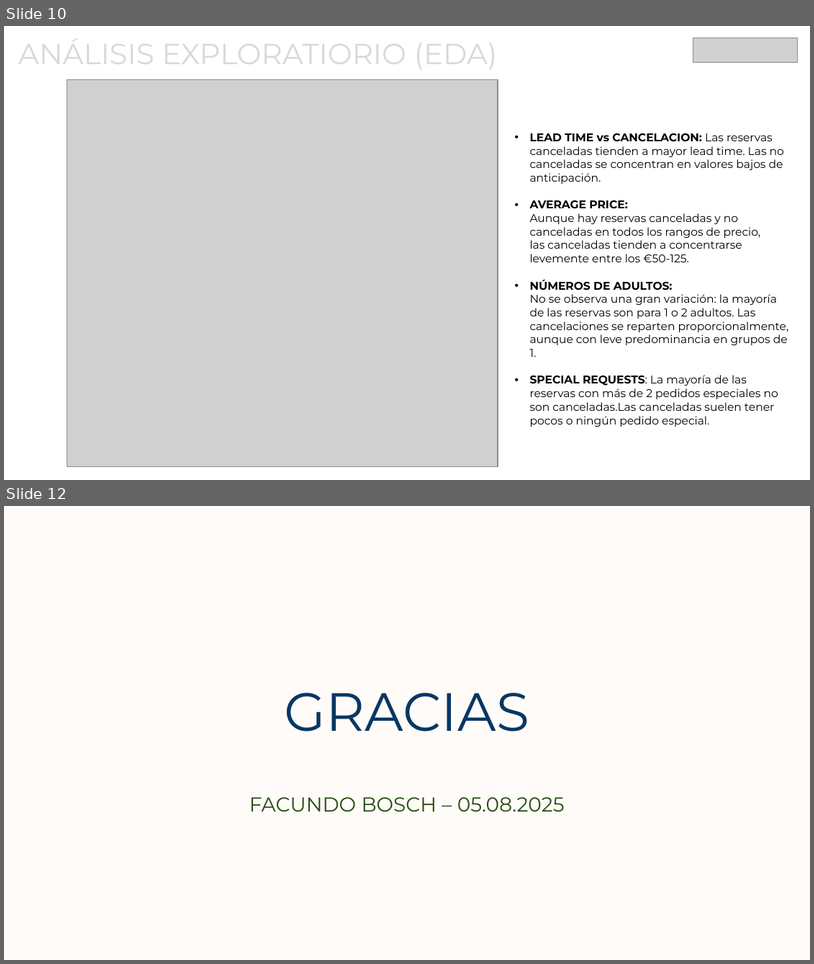
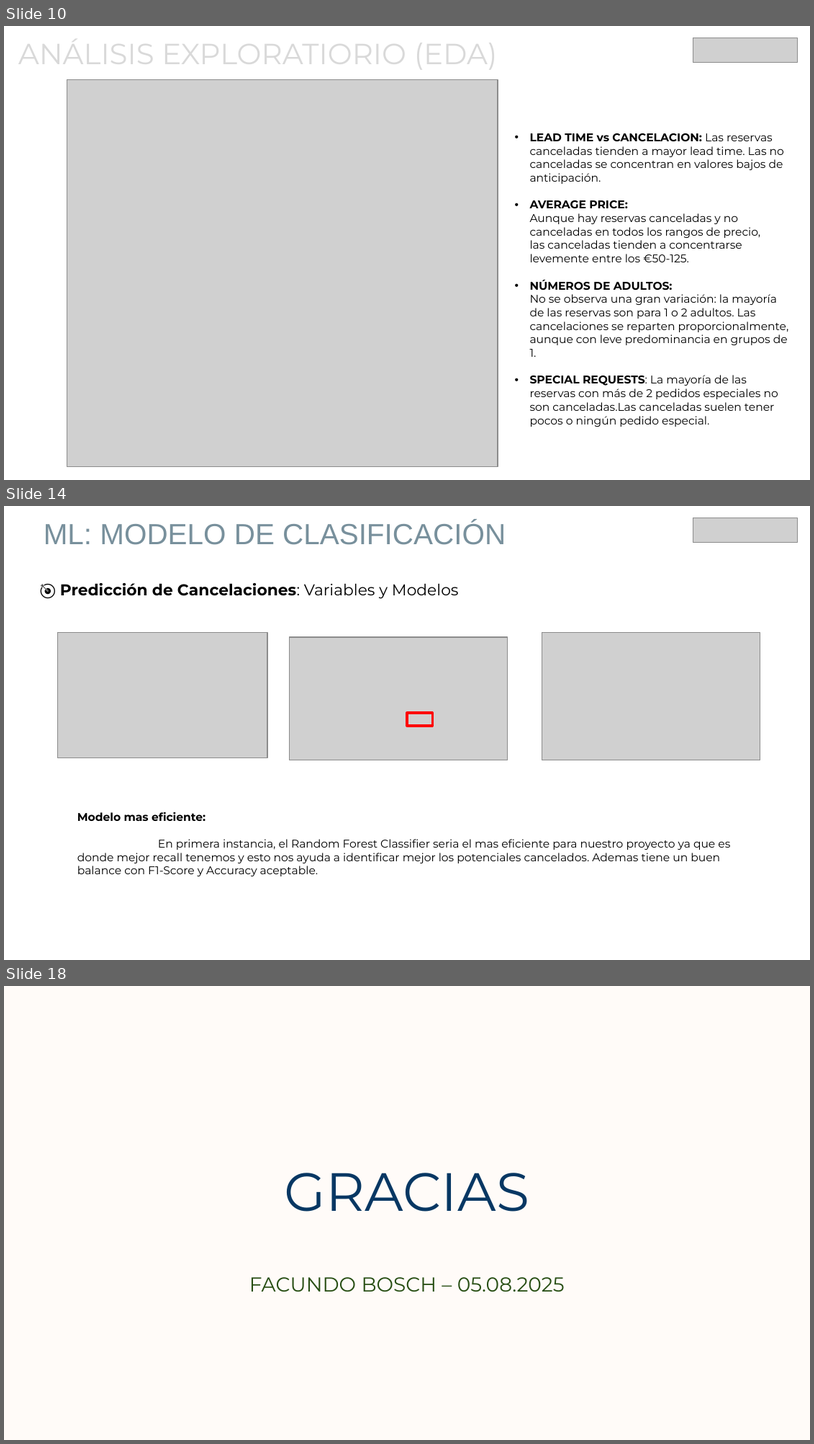
Before and after one commit to facuirib/Coder, a slide deck: Presentacion_CoderHouse.pptx. Shown one above the other, each under a label of ours: slides 10 and 12 before the commit, slides 10, 14 and 18 after it; the slides between them are not shown. The pictures are 814x964 and 814x1444 pixels, drawn with LibreOffice and Linux fonts; fonts in the diff are those of the drawing; grey boxes stand for pictures. Boxes give left, top, right and bottom in pixels: in the first picture for what was removed or moved away, otherwise in the second. Text is boxed around its words. In the diff, an @@ line names an element or a change of style, - is before the commit and + after.

```diff
--- a/Presentacion_CoderHouse.pptx
+++ b/Presentacion_CoderHouse.pptx
@@ slide 14 added at [4,506,810,960], background #FFFFFF @@
@@ text added at [44,521,506,545], 26 pt, text #78909C @@
+ML: MODELO DE CLASIFICACIÓN
@@ picture added at [694,518,798,542] @@
@@ text added at [60,583,459,599], 14 pt, text #000000, bold @@
+🎯 Predicción de Cancelaciones: Variables y Modelos
@@ picture added at [58,633,268,759] @@
@@ picture added at [542,633,761,760] @@
@@ picture added at [289,638,508,761] @@
@@ rectangle added at [407,713,432,726], outline #FF0000 2 pt @@
@@ text added at [77,811,730,876], 10 pt, text #000000 @@
+Modelo mas eficiente:
+En primera instancia, el Random Forest Classifier seria el mas eficiente para nuestro proyecto ya que es donde mejor recall tenemos y esto nos ayuda a identificar mejor los potenciales cancelados. Ademas tiene un buen balance con F1-Score y Accuracy aceptable.
@@ what was slide 12 is now slide 18 @@
```
Also in this commit, not shown: 5 other slides added.
